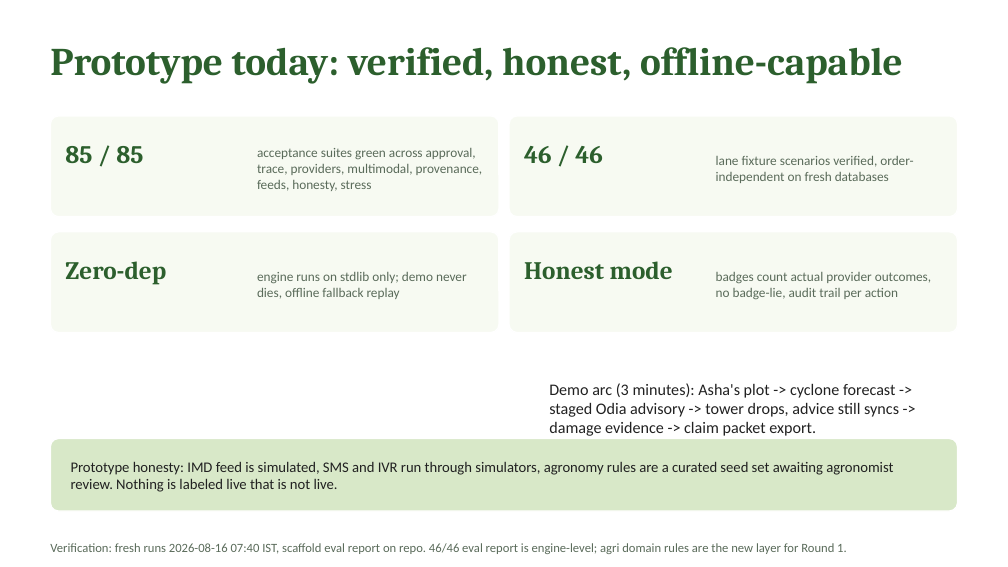
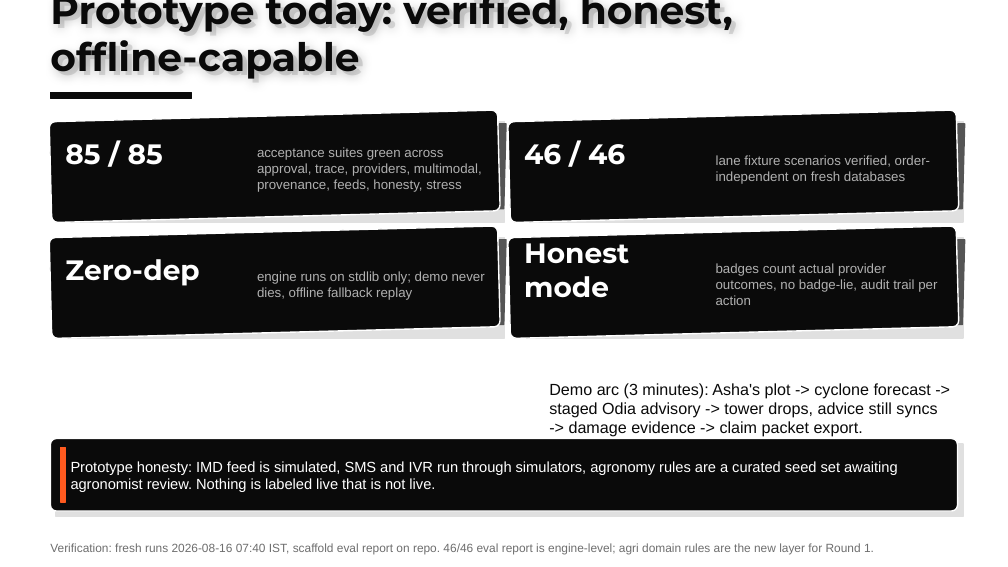
Before and after one commit to harshgounder/craft-n-code, a slide deck: slide 6 of scaffold/deck/KrishiSetu-Round0-20260816.pptx. Drawn at 1008x567 pixels with LibreOffice and Linux fonts; fonts in the diff are those of the drawing. Boxes give left, top, right and bottom in pixels: in the first picture for what was removed or moved away, otherwise in the second. Text is boxed around its words. In the diff, an @@ line names an element or a change of style, - is before the commit and + after.

Commit message:
window-d: T1 deck restyle (black/white/bold/3D, content-identical, 11 slides verified), T2 fresh-eyes audit (16 PASS/10 FLAG, PMFBY resolved by 2fd5c56), T3 submission kit (judge README, zip recipe, 17:20 checklist), EVIDENCE-INDEX em dash + THE-PLAN harness fixed in research-inputs copies

```diff
--- a/scaffold/deck/KrishiSetu-Round0-20260816.pptx
+++ b/scaffold/deck/KrishiSetu-Round0-20260816.pptx
@@ text "Prototype today: verified, honest, offline-capable" at bbox=[50, 0, 737, 79]: font Cambria to Montserrat, text colour #2C5F2D to #E0E0E0 @@
@@ text added at bbox=[50, 0, 733, 79], 28 pt, text #0A0A0A, bold @@
+Prototype today: verified, honest, offline-capable
@@ rectangle added at bbox=[50, 93, 192, 99], fill #0A0A0A, outline #0A0A0A 1 pt @@
@@ rounded rectangle removed at bbox=[509, 116, 958, 217] @@
@@ rectangle added at bbox=[56, 122, 505, 223], fill #E0E0E0, outline #E0E0E0 1 pt @@
@@ parallelogram added at bbox=[497, 124, 506, 209], fill #555555, outline #555555 1 pt @@
@@ rectangle added at bbox=[515, 122, 964, 223], fill #E0E0E0, outline #E0E0E0 1 pt @@
@@ parallelogram added at bbox=[956, 124, 965, 209], fill #555555, outline #555555 1 pt @@
@@ fill #F7FAF2 to #0A0A0A; proportions changed; rotation 0 to 358 degrees in 3 elements at bbox=[508, 110, 959, 223], bbox=[49, 110, 500, 223], bbox=[49, 226, 500, 338] @@
@@ rectangle added at bbox=[56, 237, 505, 338], fill #E0E0E0, outline #E0E0E0 1 pt @@
@@ rounded rectangle added at bbox=[508, 226, 959, 338], fill #0A0A0A, outline #FFFFFF 1 pt @@
@@ rectangle added at bbox=[515, 237, 964, 338], fill #E0E0E0, outline #E0E0E0 1 pt @@
@@ size 18 to 20 pt, font Cambria to Montserrat, text colour #2C5F2D to #FFFFFF in 4 elements at bbox=[65, 144, 163, 165], bbox=[524, 144, 625, 165], bbox=[65, 259, 199, 286], bbox=[524, 235, 629, 298] @@
@@ parallelogram added at bbox=[497, 240, 506, 325], fill #555555, outline #555555 1 pt @@
@@ font Calibri to Arial, text colour #5A6B5A to #B0B0B0 in 4 elements at bbox=[257, 147, 482, 192], bbox=[716, 155, 930, 184], bbox=[257, 271, 485, 300], bbox=[716, 263, 937, 305] @@
@@ parallelogram added at bbox=[956, 240, 965, 325], fill #555555, outline #555555 1 pt @@
@@ text "Demo arc (3 minutes): Asha's ..." at bbox=[549, 383, 937, 437]: font Calibri to Arial, text colour #212121 to #0A0A0A @@
@@ rounded rectangle at bbox=[50, 438, 958, 511]: fill #D8E8C8 to #0A0A0A; proportions changed @@
@@ rectangle added at bbox=[56, 445, 964, 517], fill #E0E0E0, outline #E0E0E0 1 pt @@
@@ rectangle added at bbox=[60, 448, 66, 502], fill #FF5A1F, outline #FF5A1F 1 pt @@
@@ text "Prototype honesty: IMD feed is ..." at bbox=[71, 461, 898, 492]: font Calibri to Arial, text colour #212121 to #FFFFFF @@
@@ text "Verification: fresh runs 2026-08-16 07:40 ..." at bbox=[50, 543, 874, 554]: size 9 to 8.5 pt, font Calibri to Arial, text colour #5A6B5A to #6E6E6E @@
```
Also in this commit, not shown: 10 other slides changed, 8 other files.
